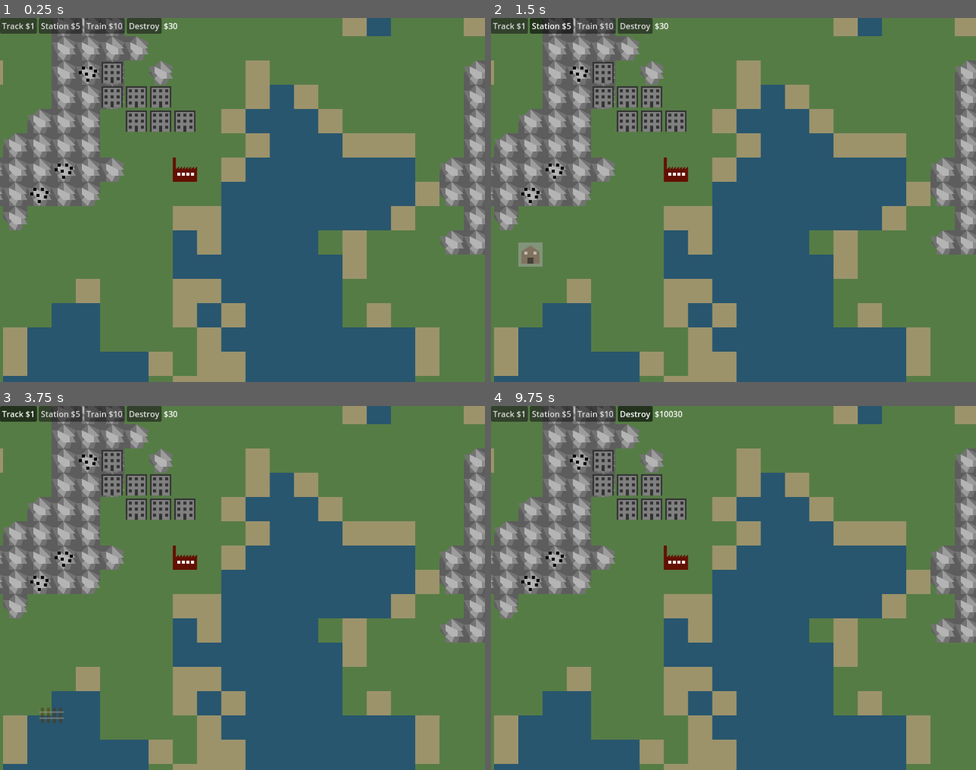
Above: before the commit, frames 1-4 (two rows, left to right).
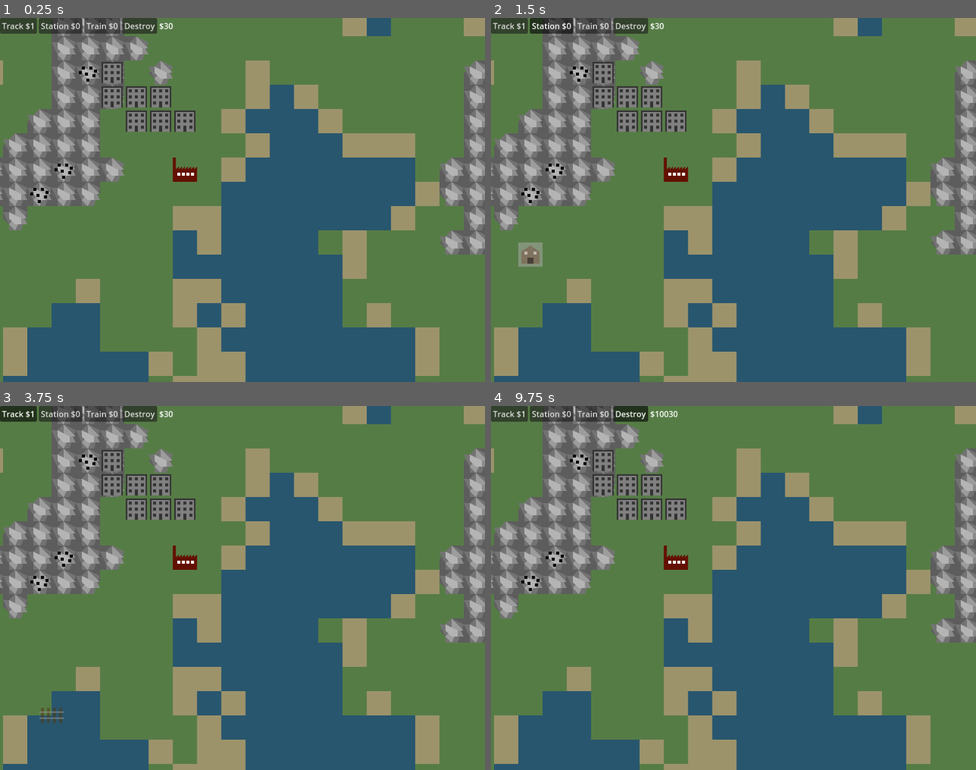
Above: after the commit, the same moments.

Repository: Godsmith/trainfinity3
Game: Godot game, scene res://scenes/overground.tscn
Two runs of this game, one before a commit and one after it. Both use one fixed random seed, a clock stepped at 60 frames per second and the inputs below.
Inputs (mouse positions are in pixels of both pictures, inside the frame that each line leads up to):
- Up to frame 1 (0.25 s): no input
- Up to frame 2 (1.5 s): click "Track $1" at 0.5 s; click "Station $5" (after the commit: "Station $0") at 1.25 s
- Up to frame 3 (3.75 s): click "Train $10" (after the commit: "Train $0") at 2 s; click "Destroy" at 2.75 s; click "Track $1" at 3.5 s
- Up to frame 4 (9.75 s): click "Station $5" (after the commit: "Station $0") at 4.25 s; click "Train $10" (after the commit: "Train $0") at 5 s; click "Destroy" at 5.75 s; click "Track $1" at 6.5 s; click "Station $5" (after the commit: "Station $0") at 7.25 s; click "Train $10" (after the commit: "Train $0") at 8 s; click "Destroy" at 8.75 s; tap Enter at 9.5 s; move the mouse to (651, 580) at 9.52 s; tap X at 9.6 s; click (651, 580) at 9.67 s

The runs differ from the first frame. In frame 1, 0.2% of the frame differs, in the area x 15-37%, y 0-5%; in frame 2, 0.2%; in frame 3, 0.2%; in frame 4, 0.2%, in the area x 15-40%, y 0-5%.

Commit message:
First train and first two stations are free

Diff:
--- a/scripts/bank.gd
+++ b/scripts/bank.gd
@@ -4,19 +4,25 @@
 
 const _start_price := {
     Global.Asset.TRACK: 1.0,
-    Global.Asset.STATION: 5.0,
-    Global.Asset.TRAIN: 10.0
+    Global.Asset.STATION: 10.0,
+    Global.Asset.TRAIN: 20.0
 }
 var _current_price: Dictionary[Global.Asset, float] = {
     Global.Asset.TRACK: _start_price[Global.Asset.TRACK],
-    Global.Asset.STATION: _start_price[Global.Asset.STATION],
-    Global.Asset.TRAIN: _start_price[Global.Asset.TRAIN]
+    Global.Asset.STATION: 0.0,
+    Global.Asset.TRAIN: 0.0
 }
 
 var _asset_count: Dictionary[Global.Asset, int] = {
     Global.Asset.TRACK: 0,
     Global.Asset.STATION: 0,
     Global.Asset.TRAIN: 0
+}
+
+var _free_asset_count: Dictionary[Global.Asset, int] = {
+    Global.Asset.TRACK: 0,
+    Global.Asset.STATION: 2,
+    Global.Asset.TRAIN: 1
 }
 
 const _INCREASE_FACTOR := 1.5
@@ -47,7 +53,10 @@
         if asset == Global.Asset.TRACK:
             _current_price[asset] = _start_price[asset] * (1 + _asset_count[asset] / 10)
         else:
-            _current_price[asset] = _start_price[asset] * _INCREASE_FACTOR ** _asset_count[asset]
+            if _asset_count[asset] < _free_asset_count[asset]:
+                _current_price[asset] = 0.0
+            else:
+                _current_price[asset] = _start_price[asset] * _INCREASE_FACTOR ** _asset_count[asset]
     gui.update_prices(_current_price)
 
 func earn(amount: int):
Not shown, changed: README.md
